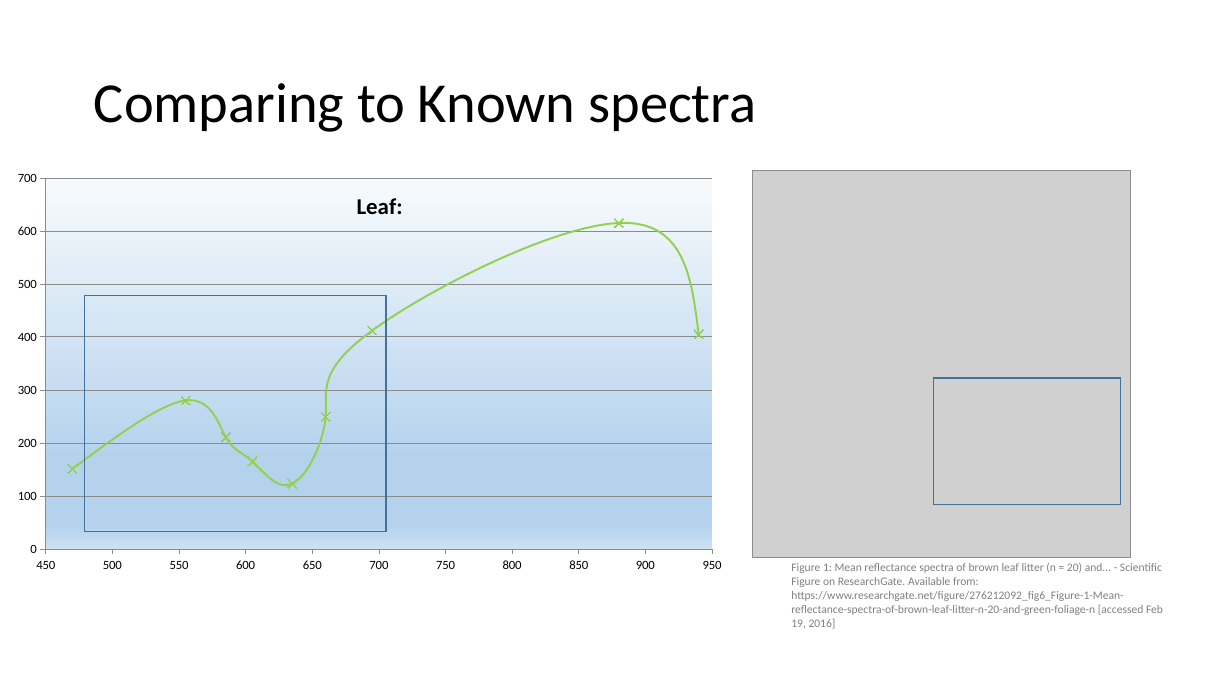
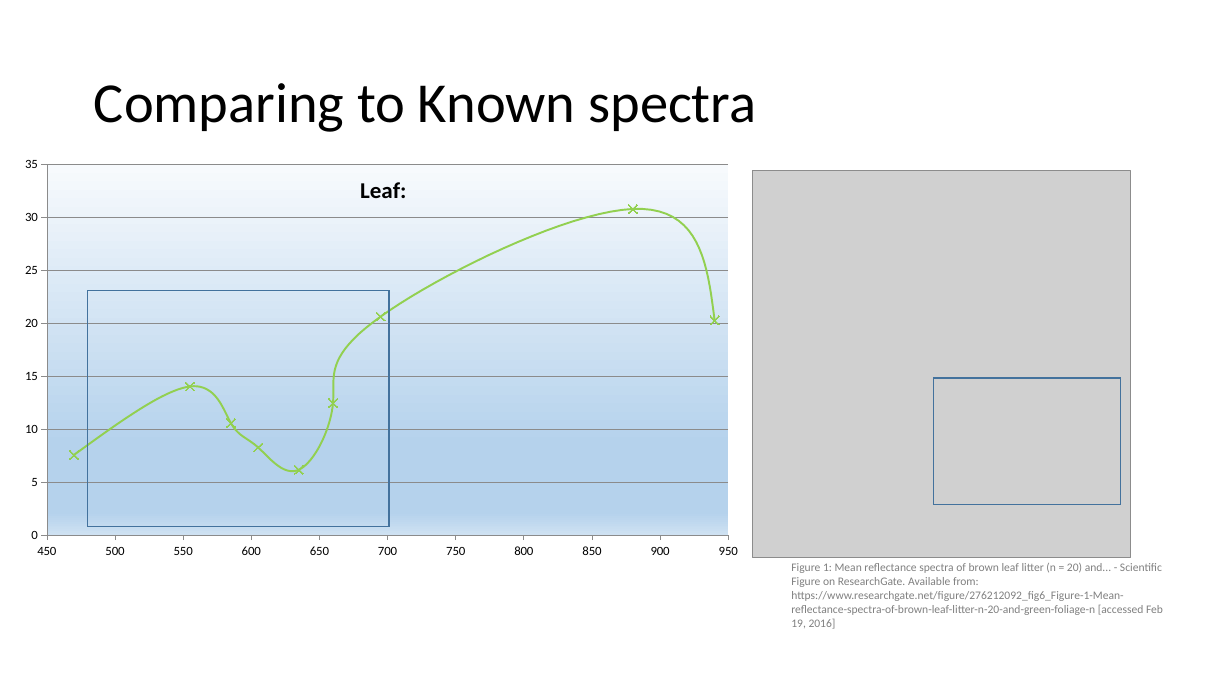
Before and after one commit to Group19-SecondYearProjects/MoonSpectroscopy, a slide deck: slide 4 of Spectra.of.the.Moon.using.a.Robotic.Telescope.pptx. Drawn at 1232x693 pixels with LibreOffice and Linux fonts; fonts in the diff are those of the drawing; grey boxes stand for pictures. Boxes give left, top, right and bottom in pixels: in the first picture for what was removed or moved away, otherwise in the second. Text is boxed around its words. In the diff, an @@ line names an element or a change of style, - is before the commit and + after.

Commit message:
edit graphs to %

```diff
--- a/Spectra.of.the.Moon.using.a.Robotic.Telescope.pptx
+++ b/Spectra.of.the.Moon.using.a.Robotic.Telescope.pptx
@@ scatter smooth chart at bbox=[24, 157, 742, 558] @@
-Leaf:: (470, 150), (560, 280), (580, 210), (600, 160), (640, 120), (660, 250), (700, 410), (880, 620), (940, 400)
+Leaf:: (470, 8), (560, 14), (580, 11), (600, 8), (640, 6), (660, 12), (700, 21), (880, 31), (940, 20)
@@ plot area changed @@
@@ scatter smooth chart: place and size @@
-scatter smooth chart at bbox=[18, 171, 736, 572]
+scatter smooth chart at bbox=[24, 157, 742, 558]
@@ rectangle: place and size @@
-rectangle at bbox=[84, 296, 385, 531]
+rectangle at bbox=[87, 291, 388, 527]
```
Also in this commit, not shown: 1 other slide changed.
